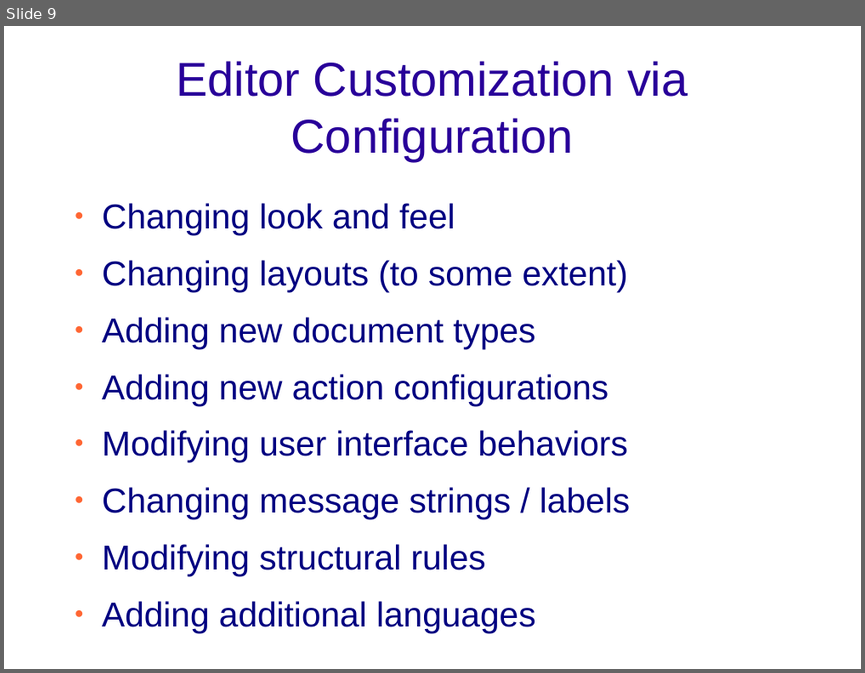
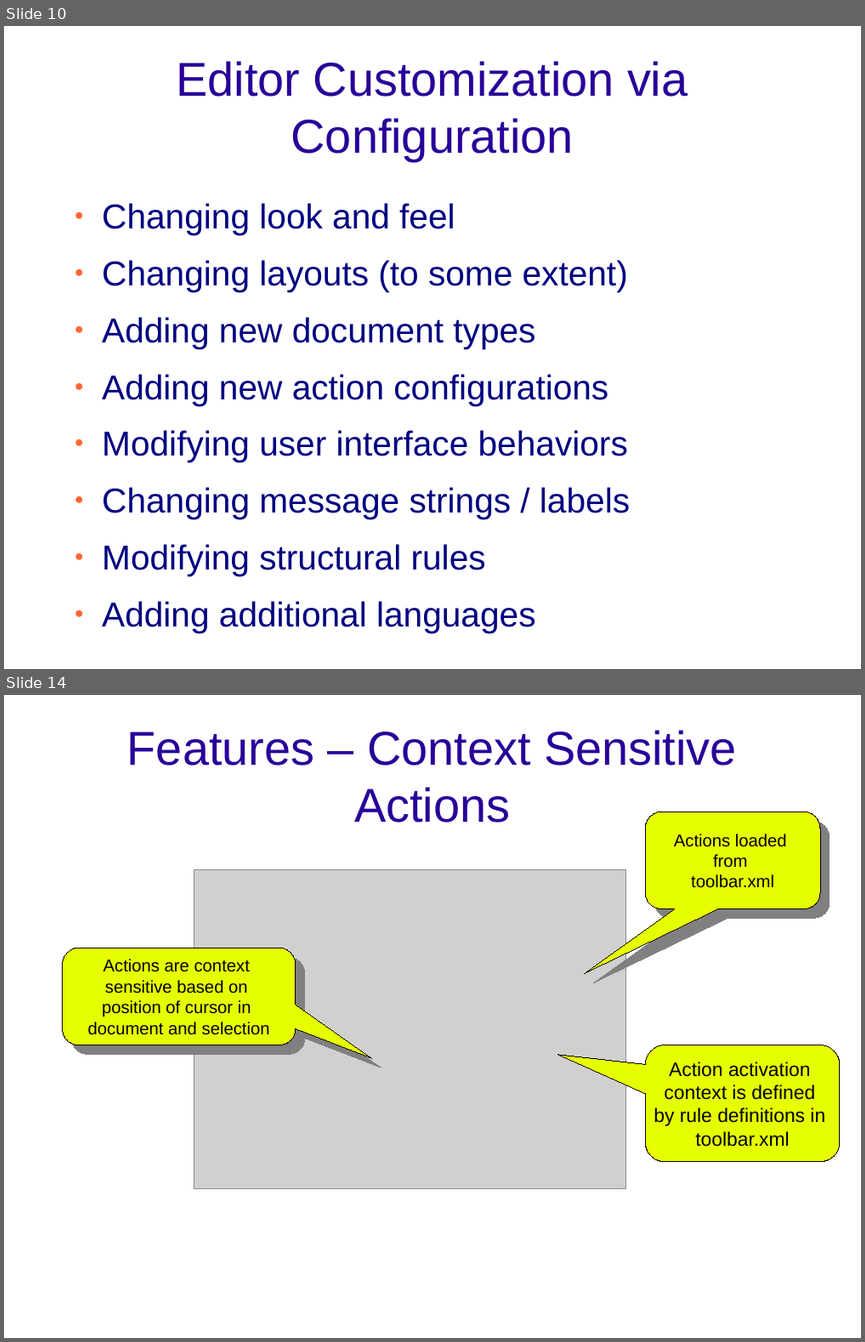
Before and after one commit to bungeni-org/bungeni-editor, a slide deck: documentation/presentations/technical_bungeni-editor.odp. Shown one above the other, each under a label of ours: slide 9 before the commit, slides 10 and 14 after it; the slides between them are not shown. The pictures are 865x673 and 865x1342 pixels, drawn with LibreOffice and Linux fonts; fonts in the diff are those of the drawing; grey boxes stand for pictures; background and template pictures are left out. Boxes give left, top, right and bottom in pixels: in the first picture for what was removed or moved away, otherwise in the second. Text is boxed around its words. In the diff, an @@ line names an element or a change of style, - is before the commit and + after.

```diff
--- a/documentation/presentations/technical_bungeni-editor.odp
+++ b/documentation/presentations/technical_bungeni-editor.odp
@@ slide 14 added at [4, 695, 861, 1338], background picture (left out) @@
@@ title added at [127, 730, 737, 823], 44 pt, text #280099 @@
+Features – Context Sensitive Actions
@@ rounded speech box added at [646, 811, 820, 909], fill #E6FF00, outline #000000 0 pt, 16 pt, text #000000 @@
+Actions loaded
+from
+toolbar.xml
@@ picture added at [194, 870, 626, 1189] @@
@@ rounded speech box added at [63, 947, 296, 1045], fill #E6FF00, outline #000000 0 pt, 16 pt, text #000000 @@
+Actions are context
+sensitive based on
+position of cursor in
+document and selection
@@ rounded speech box added at [646, 1045, 840, 1162], fill #E6FF00, outline #000000 0 pt, 18 pt, text #000000 @@
+Action activation
+context is defined
+by rule definitions in
+toolbar.xml
@@ what was slide 9 is now slide 10 @@
```
Also in this commit, not shown: 5 slides changed, 5 other slides added.
